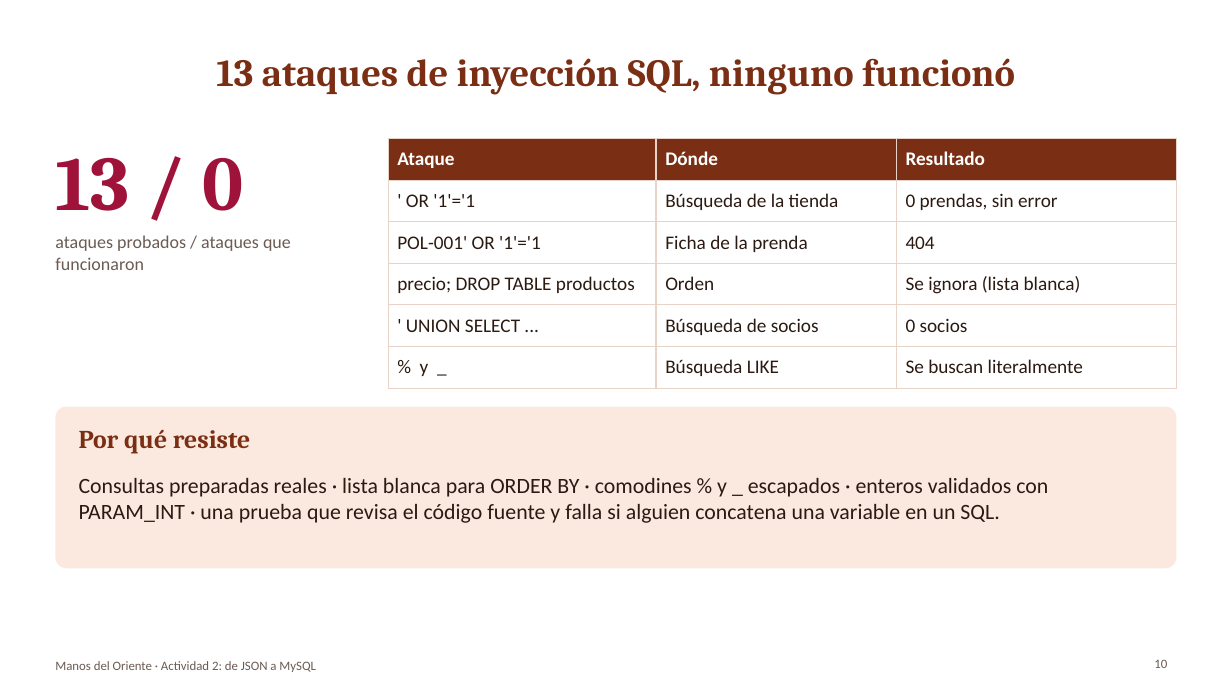
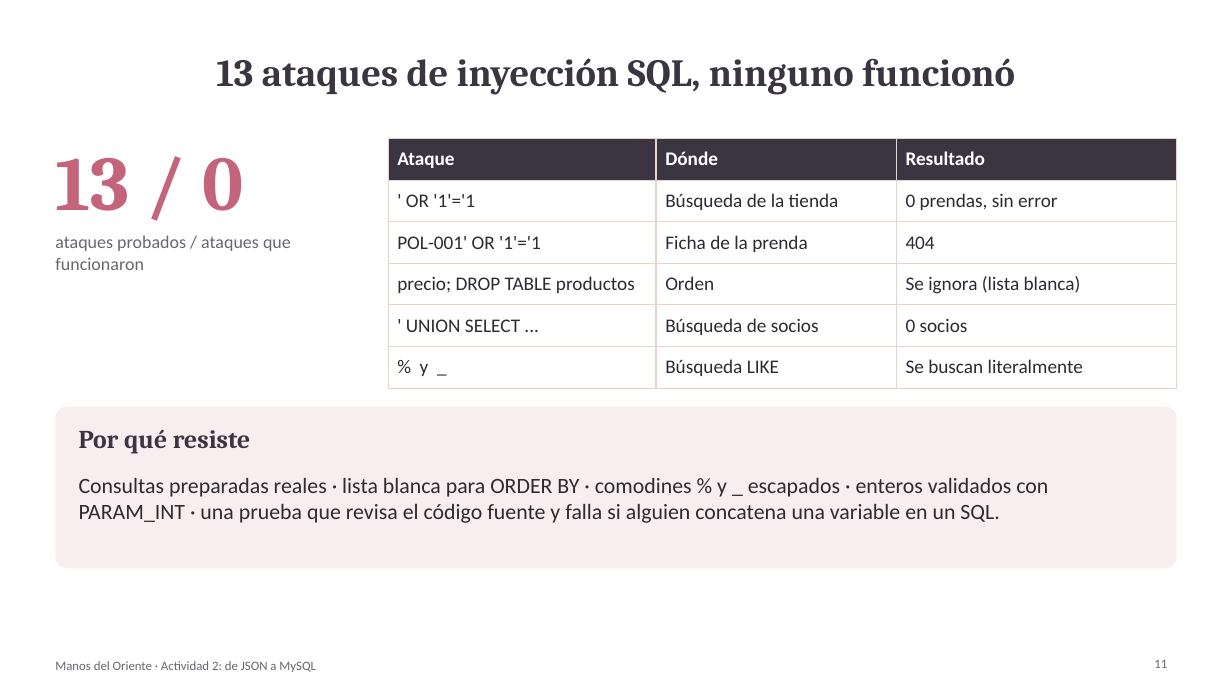
Before and after one commit to TecnologiaWeb2/Tecnologiaweb2, a slide deck: slide 11 of docs/actividad-02/Presentacion_Actividad02.pptx (slide 10 before the commit). Drawn at 1232x693 pixels with LibreOffice and Linux fonts; fonts in the diff are those of the drawing. Boxes give left, top, right and bottom in pixels: in the first picture for what was removed or moved away, otherwise in the second. Text is boxed around its words. In the diff, an @@ line names an element or a change of style, - is before the commit and + after.

```diff
--- a/docs/actividad-02/Presentacion_Actividad02.pptx
+++ b/docs/actividad-02/Presentacion_Actividad02.pptx
@@ title "13 ataques de inyección SQL, ..." at (216,58,1015,95): text colour #7A2E14 to #3B3542 @@
@@ text "13 / 0" at (55,158,244,211): text colour #9F1239 to #C4647A @@
@@ table at (388,139,1177,380) @@
@@ fill #7A2E14 to #3B3542 in row 1 @@
@@ text colour #2B1A12 to #2D2A32 @@
@@ text "ataques probados / ataques que ..." at (55,235,291,270): text colour #6B5B53 to #6B6570 @@
@@ rounded rectangle at (55,407,1177,568): fill #FBE9DF to #F8EEF0 @@
@@ text "Por qué resiste" at (79,429,250,454): text colour #7A2E14 to #3B3542 @@
@@ text "Consultas preparadas reales · lista ..." at (79,478,1048,523): text colour #2B1A12 to #2D2A32 @@
@@ text "Manos del Oriente · Actividad ..." at (55,661,316,672): text colour #6B5B53 to #6B6570 @@
@@ page number at (1154,660,1167,668): text changed; text colour #6B5B53 to #6B6570 @@
-10
+11
```
Also in this commit, not shown: 12 other slides changed, 1 slide added, 12 other files.
